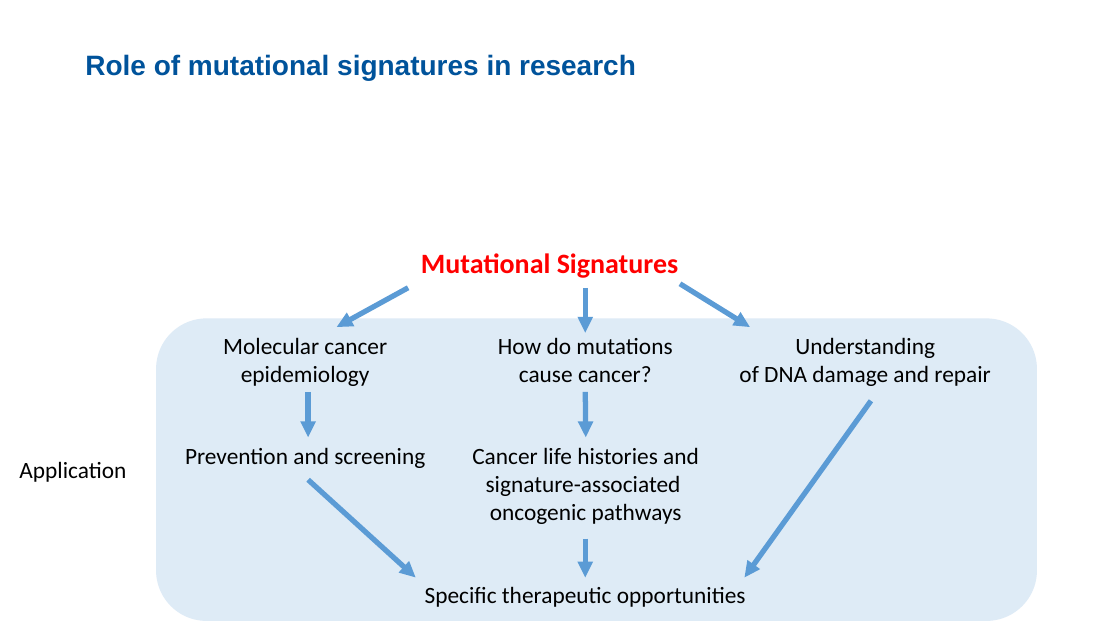
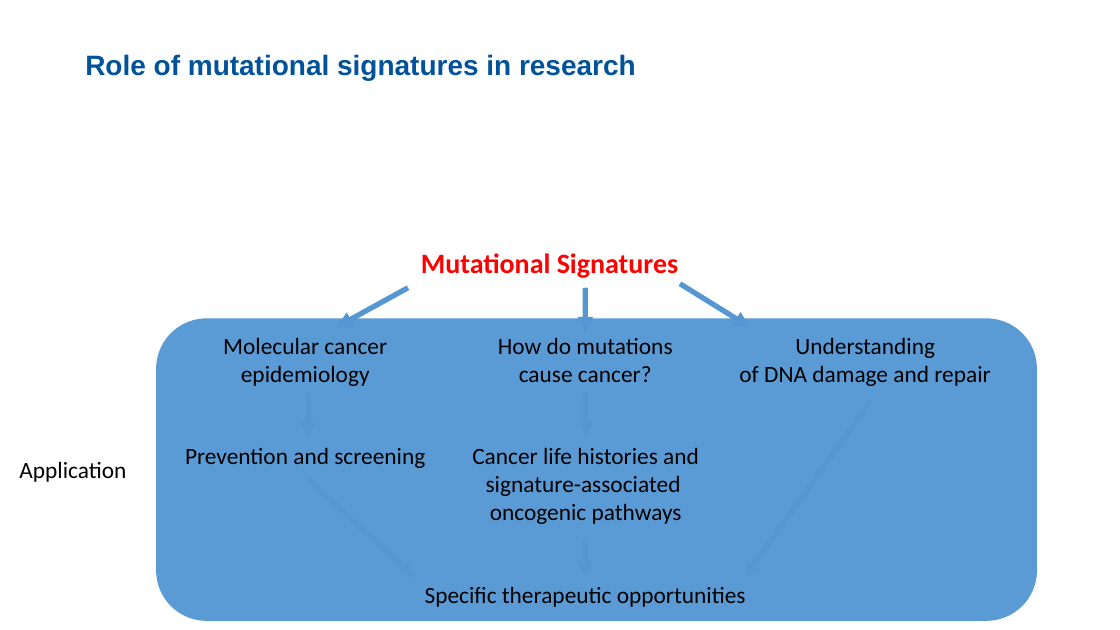
Before and after one commit to steverozen/ISMB.mutsig.tutorial, a slide deck: slide 3 of Tut1.Lecture.0.short.intro.pptx. Drawn at 1120x630 pixels with LibreOffice and Linux fonts; fonts in the diff are those of the drawing. Boxes give left, top, right and bottom in pixels: in the first picture for what was removed or moved away, otherwise in the second. Text is boxed around its words. In the diff, an @@ line names an element or a change of style, - is before the commit and + after.

```diff
--- a/Tut1.Lecture.0.short.intro.pptx
+++ b/Tut1.Lecture.0.short.intro.pptx
@@ arrow removed from (408, 288) to (337, 327) @@
@@ freeform shape added at (337,288,408,328), outline #5698D3 4.51 pt @@
@@ arrow removed from (586, 288) to (586, 333) @@
@@ freeform shape added at (586,288,586,333), outline #5698D3 4.51 pt @@
@@ arrow removed from (681, 284) to (750, 327) @@
@@ freeform shape added at (681,284,750,327), outline #5698D3 4.51 pt @@
@@ rounded rectangle at (156,318,1038,621): fill #5B9BD5 at 20% opacity to #5B9BD5; proportions changed @@
@@ arrow removed from (308, 392) to (308, 437) @@
@@ freeform shape added at (308,392,308,438), outline #5698D3 4.51 pt @@
@@ arrow removed from (586, 392) to (586, 437) @@
@@ freeform shape added at (586,392,586,438), outline #5698D3 4.51 pt @@
@@ arrow removed from (871, 401) to (744, 577) @@
@@ freeform shape added at (744,401,870,577), outline #5698D3 4.51 pt @@
@@ arrow removed from (308, 480) to (416, 577) @@
@@ freeform shape added at (308,480,416,577), outline #5698D3 4.51 pt @@
@@ arrow removed from (586, 539) to (586, 577) @@
@@ freeform shape added at (586,539,586,577), outline #5698D3 4.51 pt @@
```
Also in this commit, not shown: 11 other slides changed, 3 slides added.
